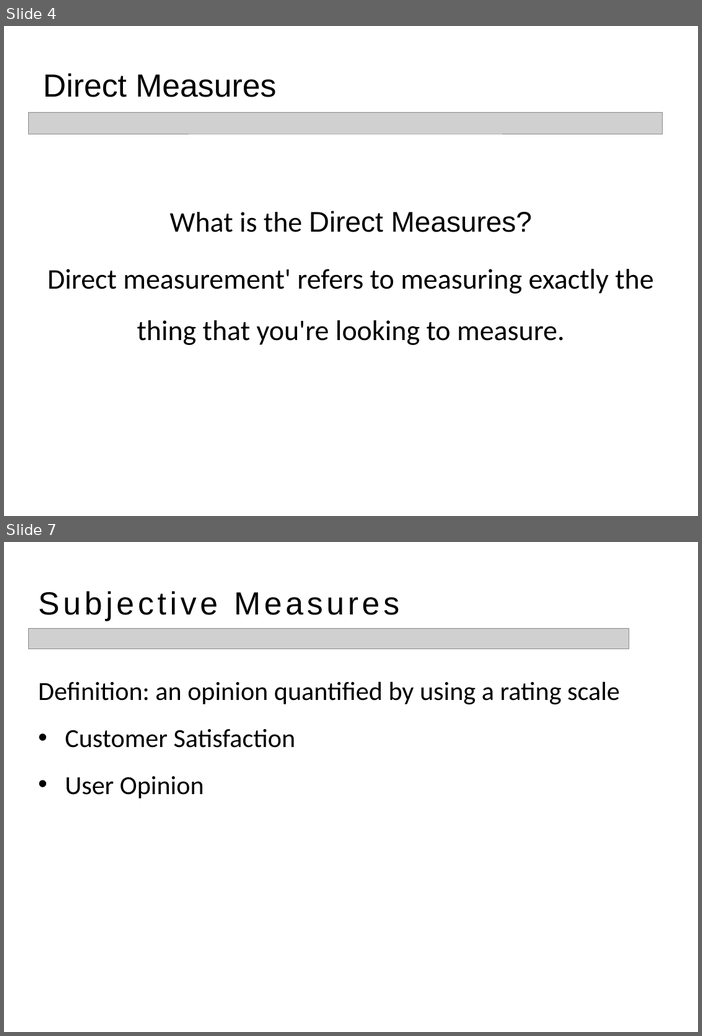
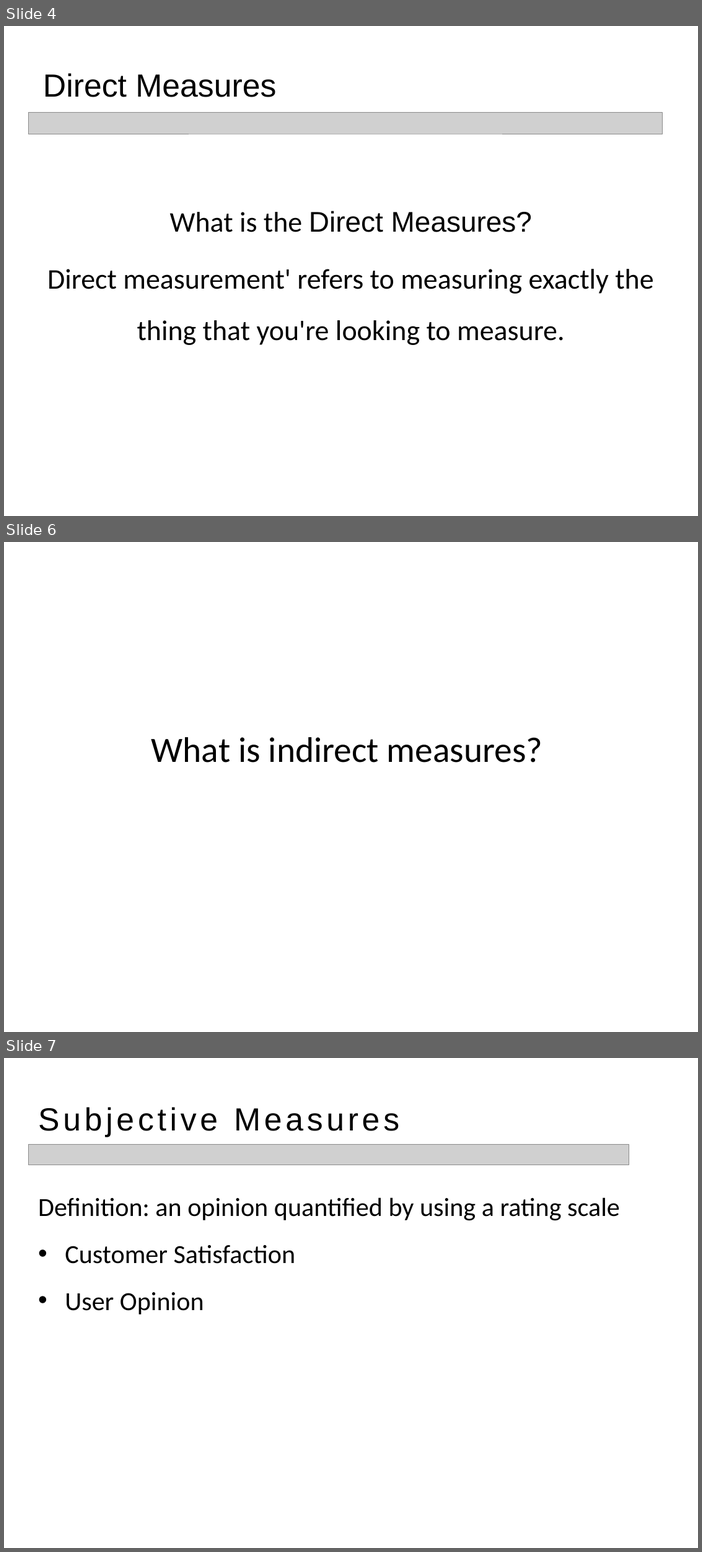
Before and after one commit to daotk/cdkpt, a slide deck: Anh Van/PPT_ThuyetTrinhAnhVan.pptx. Shown one above the other, each under a label of ours: slides 4 and 7 before the commit, slides 4, 6 and 7 after it; the slides between them are not shown. The pictures are 702x1036 and 702x1552 pixels, drawn with LibreOffice and Linux fonts; fonts in the diff are those of the drawing; grey boxes stand for pictures; background and template pictures are left out. Boxes give left, top, right and bottom in pixels: in the first picture for what was removed or moved away, otherwise in the second. Text is boxed around its words. In the diff, an @@ line names an element or a change of style, - is before the commit and + after.

```diff
--- a/Anh Van/PPT_ThuyetTrinhAnhVan.pptx
+++ b/Anh Van/PPT_ThuyetTrinhAnhVan.pptx
@@ slide 6 added at (4, 542, 698, 1032), background picture (left out) @@
@@ rectangle added at (55, 637, 643, 795), fill #FFFFFF, outline #FFFFFF 2 pt @@
@@ text added at (152, 737, 543, 763), 60 pt, text #000000 @@
+What is indirect measures?
@@ rectangle added at (55, 798, 643, 898), fill #FFFFFF, outline #FFFFFF 2 pt @@
```
Also in this commit, not shown: 1 other slide added, 2 slides removed.
